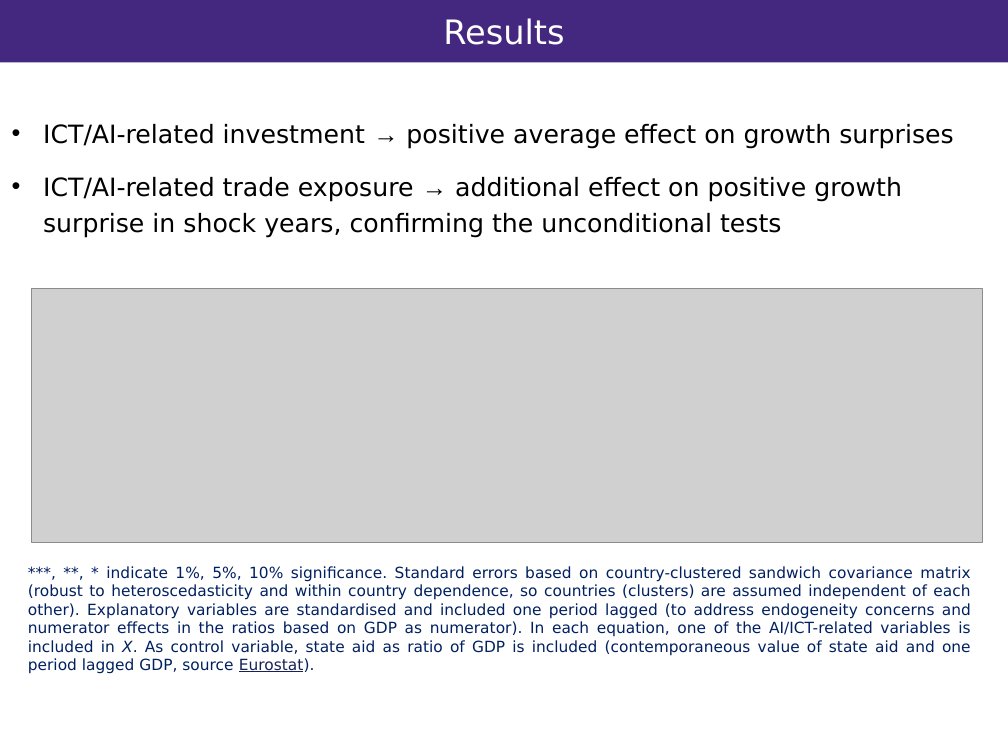
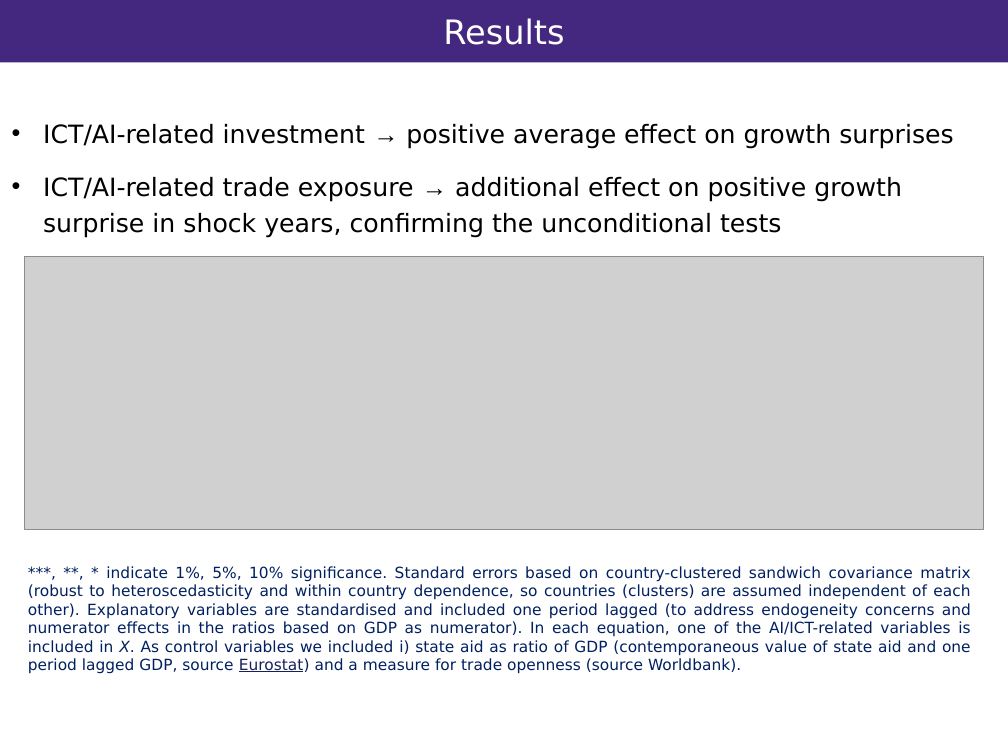
Before and after one commit to vandenEnd/scripts, a slide deck: slide 9 of Resilience.pptx. Drawn at 1008x756 pixels with LibreOffice and Linux fonts; fonts in the diff are those of the drawing; grey boxes stand for pictures; background and template pictures are left out. Boxes give left, top, right and bottom in pixels: in the first picture for what was removed or moved away, otherwise in the second. Text is boxed around its words. In the diff, an @@ line names an element or a change of style, - is before the commit and + after.

```diff
--- a/Resilience.pptx
+++ b/Resilience.pptx
@@ picture resized from (x1=31, y1=288, x2=983, y2=542) to (x1=24, y1=257, x2=983, y2=529) @@
@@ text at (x1=28, y1=566, x2=971, y2=674): text changed @@
-***, **, * indicate 1%, 5%, 10% significance. Standard errors based on country-clustered sandwich covariance matrix (robust to heteroscedasticity and within country dependence, so countries (clusters) are assumed independent of each other). Explanatory variables are standardised and included one period lagged (to address endogeneity concerns and numerator effects in the ratios based on GDP as numerator). In each equation, one of the AI/ICT-related variables is included in X. As control variable, state aid as ratio of GDP is included (contemporaneous value of state aid and one period lagged GDP, source Eurostat).
+***, **, * indicate 1%, 5%, 10% significance. Standard errors based on country-clustered sandwich covariance matrix (robust to heteroscedasticity and within country dependence, so countries (clusters) are assumed independent of each other). Explanatory variables are standardised and included one period lagged (to address endogeneity concerns and numerator effects in the ratios based on GDP as numerator). In each equation, one of the AI/ICT-related variables is included in X. As control variables we included i) state aid as ratio of GDP (contemporaneous value of state aid and one period lagged GDP, source Eurostat) and a measure for trade openness (source Worldbank).
```
Also in this commit, not shown: 1 other slide changed.
